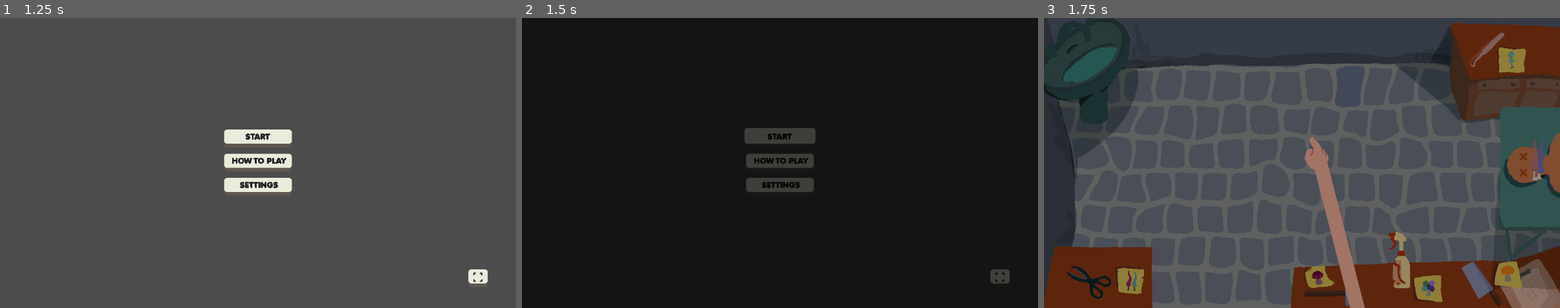
Above: before the commit, frames 1-3 (left to right).
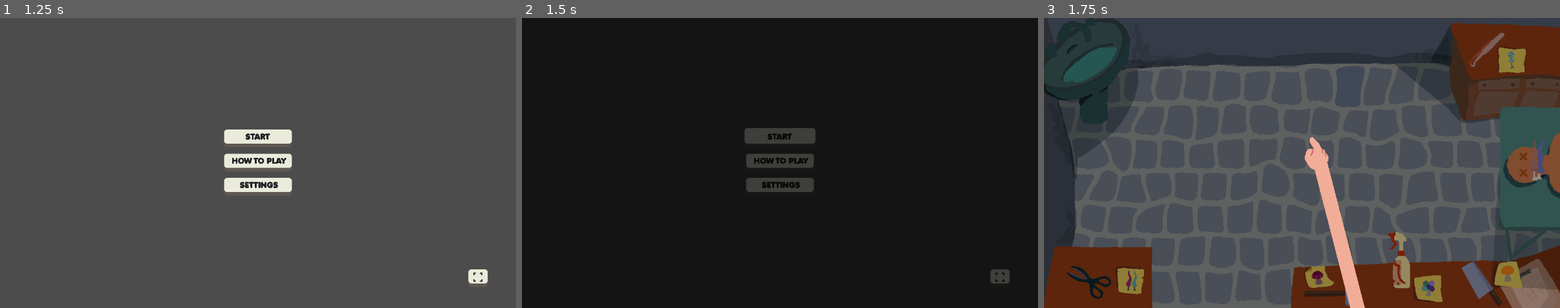
Above: after the commit, the same moments.

Repository: IsaacCerejo/wild-jam-87
Game: Godot game, scene res://scenes/splash_screen_manager/splash_screen_manager.tscn
The game is run twice, just before and just after one commit, with the same random seed, the same clock (stepped at 60 frames per second) and the same inputs. The engine's default icon, where the game draws it, is replaced by a stand-in: a white triangle on a blue panel in a dark square. Sound files missing from this copy of the repository are replaced by a short silence.
Inputs (mouse positions are in pixels of both pictures, inside the frame that each line leads up to):
- Up to frame 1 (1.25 s): tap Enter at 0.5 s; move the mouse to (371, 148) at 0.52 s; click (371, 148) at 0.67 s
- Up to frame 2 (1.5 s): click "START" at 1.25 s
- Up to frame 3 (1.75 s): no input

Frames 1-2 are identical in both runs. In frame 3, 1.7% of the frame differs, in the area x 50-63%, y 41-100%.

Commit message:
fix: limb drag and hand

Diff:
--- a/scenes/main_game/main_game.tscn
+++ b/scenes/main_game/main_game.tscn
@@ -204,6 +204,7 @@
 texture = ExtResource("1_s87mg")
 
 [node name="Player" type="Node2D" parent="."]
+z_index = 3
 script = ExtResource("8_r8wn4")
 
 [node name="HandSprite" type="AnimatedSprite2D" parent="Player"]
--- a/scenes/main_game/patient.tscn
+++ b/scenes/main_game/patient.tscn
@@ -17,7 +17,7 @@
 
 [node name="MousePin" type="PinJoint2D" parent="DragManager"]
 node_a = NodePath("MouseBody")
-softness = 4.0
+softness = 1.0
 
 [node name="MouseBody" type="StaticBody2D" parent="DragManager/MousePin"]
 
